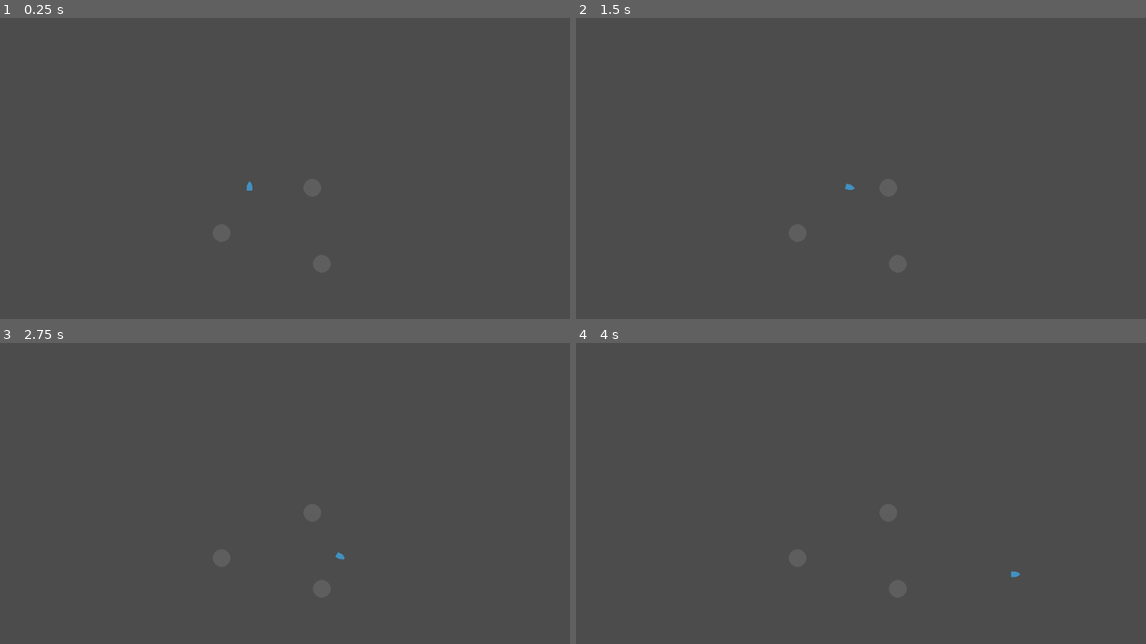
Above: before the commit, frames 1-4 (two rows, left to right).
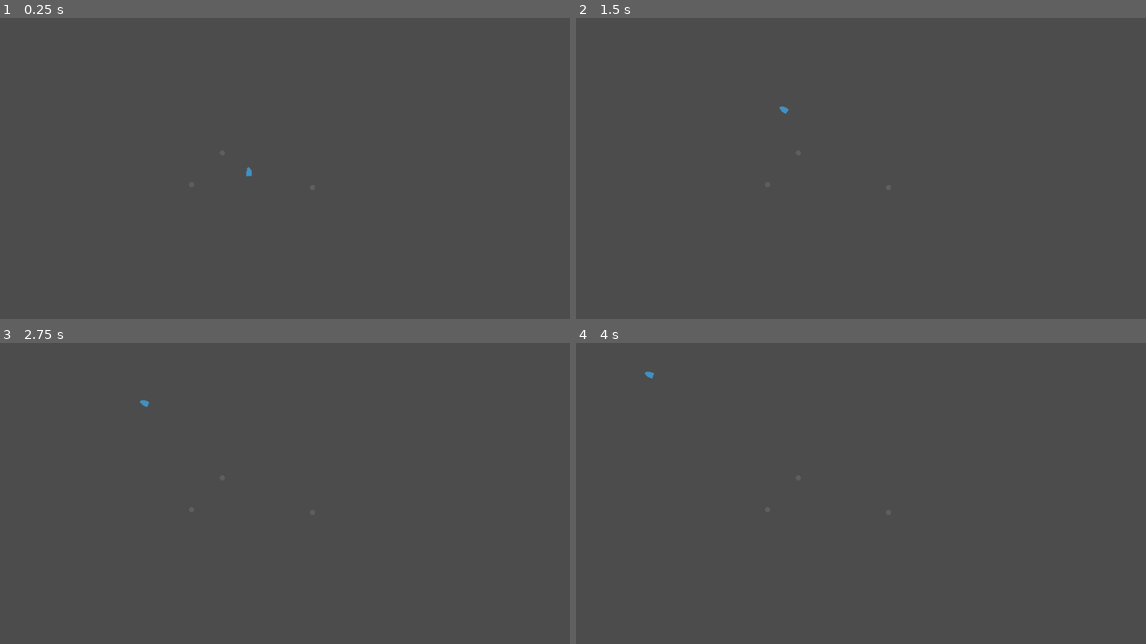
Above: after the commit, the same moments.

Repository: MariusBP/SpacePuzzle
Game: Godot game, scene res://Maps/Demo.tscn
Two runs of this game, one before a commit and one after it. Both use one fixed random seed, a clock stepped at 60 frames per second and the inputs below.
Inputs:
- Up to frame 1 (0.25 s): no input
- Up to frame 2 (1.5 s): tap Enter (ui_accept) at 0.5, 1.35 s; hold Right (ui_right) 0.53-1.28 s; hold Enter (ui_accept) 0.53-1.28 s; hold Down (ui_down) from 1.28 s (still down)
- Up to frame 3 (2.75 s): tap Enter (ui_accept) at 1.52, 1.82, 2 s; release Down (ui_down) at 2.03 s; hold Right (ui_right) from 2.03 s (still down); hold Enter (ui_accept) from 2.03 s (still down)
- Up to frame 4 (4 s): release Right (ui_right) at 2.78 s; release Enter (ui_accept) at 2.78 s; hold Up (ui_up) 2.78-3.53 s; tap Enter (ui_accept) at 2.85, 3.02, 3.32, 3.5 s; hold Left (ui_left) from 3.53 s (still down); hold Enter (ui_accept) from 3.53 s (still down)

The runs differ from the first frame. In frame 1, less than 0.1% of the frame differs, in the area x 43-45%, y 49-58%; in frame 2, less than 0.1%; in frame 3, less than 0.1%; in frame 4, less than 0.1%, in the area x 12-78%, y 9-78%.

Commit message:
Added gravity to planets
planets now have gravity, but it feels slow. also spacecraft can now only go forwards

Diff:
--- a/Entities/Planets/PlanetNeutral.gd
+++ /dev/null
@@ -1,4 +0,0 @@
-extends StaticBody2D
-
-func _ready():
-	add_to_group("Planets")
--- a/Entities/Planets/PlanetNeutral.tscn
+++ b/Entities/Planets/PlanetNeutral.tscn
@@ -1,15 +1,14 @@
-[gd_scene load_steps=4 format=2]
+[gd_scene load_steps=3 format=2]
 
 [ext_resource path="res://Entities/Planets/PlanetGrey.png" type="Texture" id=1]
-[ext_resource path="res://Entities/Planets/PlanetNeutral.gd" type="Script" id=2]
 
 [sub_resource type="CircleShape2D" id=1]
-radius = 15.8332
+radius = 4.51275
 
 [node name="PlanetNeutral" type="StaticBody2D"]
-script = ExtResource( 2 )
 
 [node name="PlanetGrey" type="Sprite" parent="."]
+scale = Vector2( 0.3, 0.3 )
 texture = ExtResource( 1 )
 
 [node name="CollisionShape2D" type="CollisionShape2D" parent="."]
--- a/Maps/Demo.tscn
+++ b/Maps/Demo.tscn
@@ -14,7 +14,7 @@
 position = Vector2( 564.255, 304.539 )
 
 [node name="PlanetNeutral2" parent="Planets" instance=ExtResource( 2 )]
-position = Vector2( 580.923, 441.055 )
+position = Vector2( 348.255, 299.539 )
 
 [node name="PlanetNeutral3" parent="Planets" instance=ExtResource( 2 )]
-position = Vector2( 402.34, 386.29 )
+position = Vector2( 403.255, 242.539 )
--- a/Player/Player.gd
+++ b/Player/Player.gd
@@ -1,6 +1,6 @@
 extends KinematicBody2D
 
-onready var Planets = get_tree().get_nodes_in_group("Planets")
+onready var Planets = get_node("../Planets")
 
 enum {
 	MOVE
@@ -8,9 +8,10 @@
 }
 
 var state = MOVE
-var velocity = Vector2.ZERO
+var velocity = Vector2(0, -100)
 var acceleration = Vector2.ZERO
 var thrust = 100
+var G = 200000
 var has_collided
 
 func _physics_process(delta):
@@ -19,17 +20,23 @@
 			move_state(delta)
 
 func move_state(delta):
-	var input_vector = Vector2.ZERO
-	print(Planets)
-	input_vector.x = Input.get_action_strength("ui_right") - Input.get_action_strength("ui_left")
-	input_vector.y = Input.get_action_strength("ui_down") - Input.get_action_strength("ui_up")
-	input_vector = input_vector.normalized()
+	for i in range(Planets.get_child_count()):
+		var Planet = Planets.get_child(i)
+		velocity = velocity + acceleration(Planet.get_global_position(), get_global_position())*delta
 
-	if input_vector != Vector2.ZERO:
+	if Input.is_action_pressed("ui_accept"):
 		rotation_degrees = atan2(velocity.x, -velocity.y)*180/PI
-		velocity = velocity + input_vector * thrust * delta
+		velocity = velocity + velocity.normalized() * thrust * delta
+	else:
+		rotation_degrees = atan2(velocity.x, -velocity.y)*180/PI
 
 	has_collided = move_and_collide(velocity * delta)
 
 	if has_collided:
 		queue_free()
+
+func acceleration(pos1, pos2):
+	var direction = pos1 - pos2
+	var length = direction.length()
+	var normal = direction.normalized()
+	return normal*G/pow(length, 2)
--- a/project.godot
+++ b/project.godot
@@ -7,6 +7,11 @@
 ;   param=value ; assign values to parameters
 
 config_version=4
+
+_global_script_classes=[  ]
+_global_script_class_icons={
+
+}
 
 [application]
 
